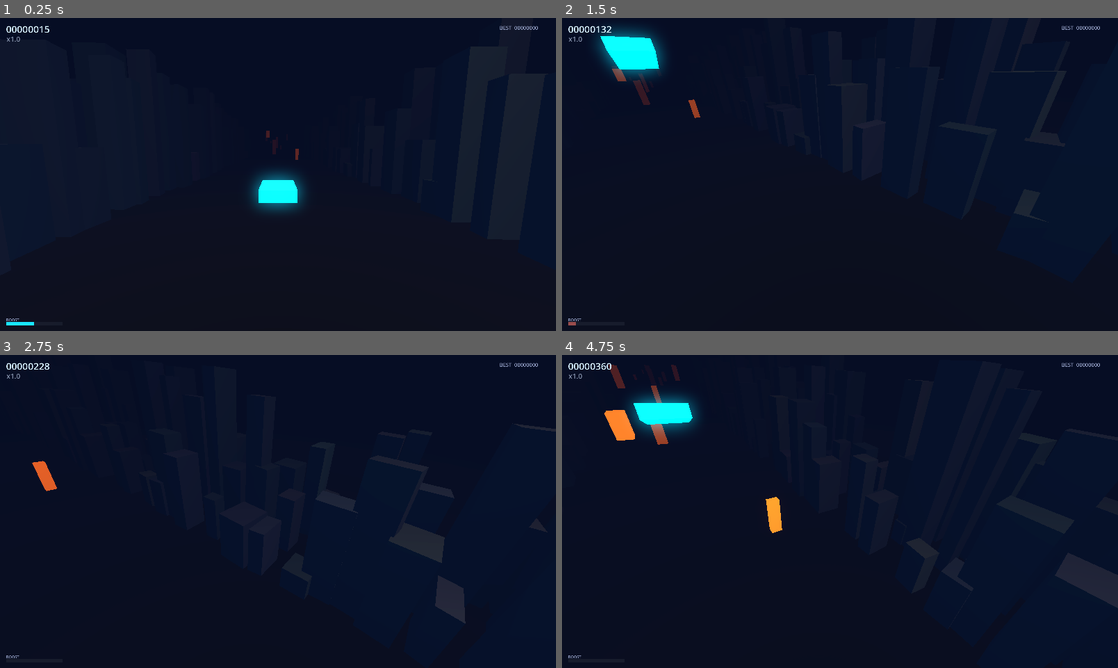
Above: before the commit, frames 1-4 (two rows, left to right).
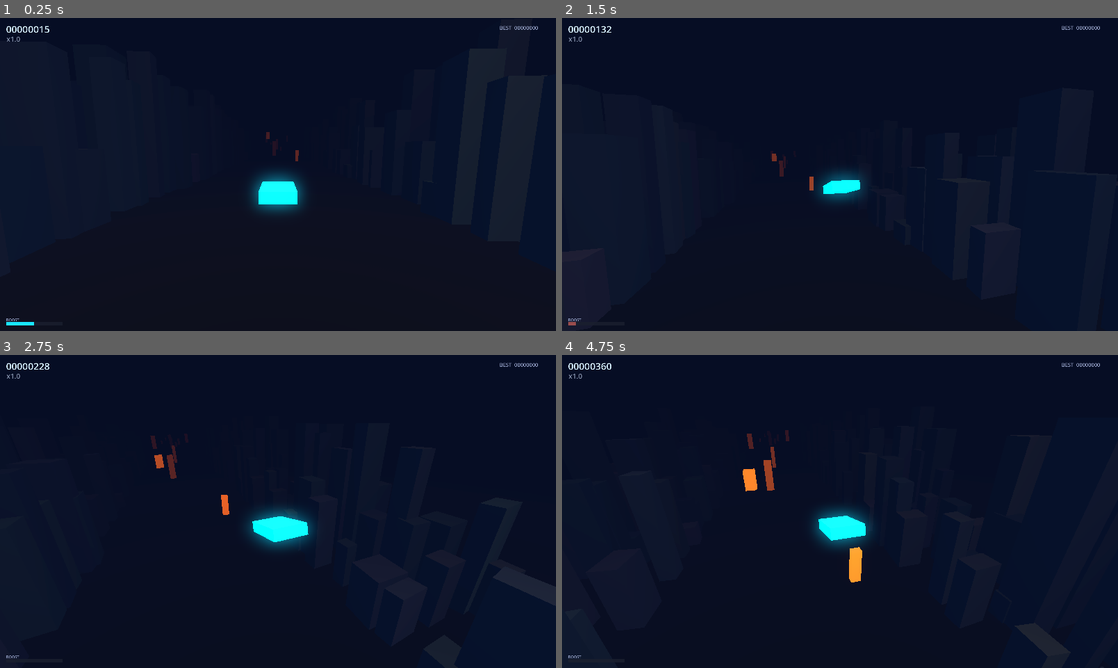
Above: after the commit, the same moments.

Repository: midas44/divepunk
Game: Godot game, scene res://scenes/main/Main.tscn
Two runs of this game, one before a commit and one after it. Both use one fixed random seed, a clock stepped at 60 frames per second and the inputs below.
Inputs (mouse positions are in pixels of both pictures, inside the frame that each line leads up to):
- Up to frame 1 (0.25 s): no input
- Up to frame 2 (1.5 s): move the mouse to (867, 174) at 0.52 s; hold Shift (boost) 0.53-1.28 s; hold W (steer_up) from 0.53 s (still down); tap Space at 0.77 s; move the mouse to (812, 174) at 1.27 s; tap Shift (boost) at 1.35 s
- Up to frame 3 (2.75 s): keep holding W (steer_up); tap Space at 1.52 s; move the mouse to (289, 505) at 2.02 s; hold Shift (boost) from 2.03 s (still down)
- Up to frame 4 (4.75 s): keep holding W (steer_up); move the mouse to (834, 517) at 2.77 s; release Shift (boost) at 2.78 s; tap Shift (boost) at 2.85, 4.35 s; tap Space at 3.02, 3.77, 4.52 s; move the mouse to (878, 514) at 3.52 s; hold Shift (boost) 3.53-4.28 s; move the mouse to (795, 508) at 4.27 s

The runs differ from the first frame. In frame 1, less than 0.1% of the frame differs, in the area x 46-54%, y 36-60%; in frame 2, 2.7%; in frame 3, 2.5%; in frame 4, 4.6%, in the area x 7-100%, y 3-97%.

Commit message:
feat(camera): orbital fly-around free-look (car always framed)
Mouse now orbits the camera around the car instead of rotating it in place: look back swings the camera to the front, pitch lifts above / drops below, the distance stays constant, and we always look_at the car so it is framed from any angle. Yaw is full 360 deg; pitch clamped to +/-80 deg to avoid the look_at degeneracy at straight up/down. Replaces the look_ahead export with look_height.

Co-Authored-By: Claude Opus 4.8 (1M context) <noreply@anthropic.com>

Diff:
--- a/scripts/camera_rig.gd
+++ b/scripts/camera_rig.gd
@@ -7,9 +7,9 @@
 ## FOV range here is worth tuning alongside the ship's speed values.
 
 @export_group("Follow")
-@export var offset: Vector3 = Vector3(0.0, 4.0, 12.0)  ## behind (+Z) and above the ship
+@export var offset: Vector3 = Vector3(0.0, 4.0, 12.0)  ## rest position behind (+Z) and above the car; also the orbit radius
 @export var follow_sharpness: float = 6.0              ## lower = floatier, laggier chase
-@export var look_ahead: float = 10.0                   ## look this far ahead of the ship
+@export var look_height: float = 1.5                   ## aim this far above the car's origin (frames it slightly low)
 
 @export_group("FOV")
 @export var base_fov: float = 70.0
@@ -21,16 +21,16 @@
 @export var shake_strength: float = 0.6
 
 @export_group("Free-look (mouse)")
-@export var mouse_look_enabled: bool = true       ## look around freely with the mouse (no auto-return)
-@export var mouse_sensitivity: float = 0.0014     ## view rotation (radians) per pixel of mouse motion
-@export var look_pitch_limit_deg: float = 90.0    ## clamp up / down so the view never flips; yaw is unlimited (full 360°)
+@export var mouse_look_enabled: bool = true       ## orbit the camera around the car with the mouse (no auto-return)
+@export var mouse_sensitivity: float = 0.0014     ## orbit (radians) per pixel of mouse motion
+@export var look_pitch_limit_deg: float = 80.0    ## clamp the up / down orbit so the camera never crosses straight over the car; yaw is unlimited (full 360°)
 
 var _target: Node3D
 var _cam: Camera3D
 var _shake: float = 0.0
 var _snapped: bool = false
-var _look_yaw: float = 0.0      ## held mouse-look yaw (radians), full 360°; persists until you move the mouse
-var _look_pitch: float = 0.0    ## held mouse-look pitch (radians), clamped; persists until you move the mouse
+var _look_yaw: float = 0.0      ## held orbit yaw (radians), full 360°; persists until you move the mouse
+var _look_pitch: float = 0.0    ## held orbit pitch (radians), clamped; persists until you move the mouse
 
 
 func _ready() -> void:
@@ -51,17 +51,17 @@
 	_shake = minf(_shake + amount, 1.0)
 
 
-## Accumulate mouse motion into a held view offset (no auto-return). Handled in _input (not
+## Accumulate mouse motion into a held orbit angle (no auto-return). Handled in _input (not
 ## _unhandled_input) so a full-screen Control can never swallow it; the captured cursor (set in
-## game.gd) produces the relative-motion events. Non-inverted: right looks right, up looks up.
+## game.gd) produces the relative-motion events. Non-inverted: right orbits right, up orbits up.
 func _input(event: InputEvent) -> void:
 	if not mouse_look_enabled:
 		return
 	if event is InputEventMouseMotion and Input.mouse_mode == Input.MOUSE_MODE_CAPTURED:
 		var motion := (event as InputEventMouseMotion).relative
-		# Yaw is unlimited (full 360° look-around); wrap to keep the accumulator tidy.
+		# Yaw orbits a full 360° around the car (look back swings the camera to the front); wrap to keep tidy.
 		_look_yaw = wrapf(_look_yaw - motion.x * mouse_sensitivity, -PI, PI)
-		# Pitch is clamped so the camera can look straight up / down but never rolls past vertical.
+		# Pitch orbits above / below, clamped so the camera never crosses straight over the car.
 		var pitch_limit := deg_to_rad(look_pitch_limit_deg)
 		_look_pitch = clampf(_look_pitch - motion.y * mouse_sensitivity, -pitch_limit, pitch_limit)
 
@@ -70,22 +70,22 @@
 	if _target == null:
 		return
 
-	# Smoothly chase a point behind / above the ship.
-	var desired := _target.global_position + offset
+	# Orbit the rest offset around the car: looking back swings the camera to the front, pitch
+	# lifts it above / drops it below. The distance to the car stays constant, so it is a true
+	# fly-around — and because we always look at the car (below), it stays framed from any angle.
+	var pivot := _target.global_position
+	var orbit := Basis.IDENTITY
+	if mouse_look_enabled:
+		orbit = Basis.from_euler(Vector3(_look_pitch, _look_yaw, 0.0))
+	var desired := pivot + orbit * offset
 	if not _snapped:
 		global_position = desired          # avoid an ugly swoop from the origin on frame 1
 		_snapped = true
 	else:
 		global_position = global_position.lerp(desired, 1.0 - exp(-follow_sharpness * delta))
 
-	# Look a little ahead of the ship (it always travels −Z) for a forward-leaning feel.
-	look_at(_target.global_position + Vector3(0.0, 0.0, -look_ahead), Vector3.UP)
-
-	# Free-look: hold the view at the accumulated mouse offset (no auto-return). Yaw spins a full
-	# 360°; pitch is clamped so the camera never rolls past straight up / down.
-	if mouse_look_enabled:
-		rotate_object_local(Vector3.UP, _look_yaw)
-		rotate_object_local(Vector3.RIGHT, _look_pitch)
+	# Always frame the car (aim a touch above its origin) so it is visible at every orbit angle.
+	look_at(pivot + Vector3(0.0, look_height, 0.0), Vector3.UP)
 
 	# Speed → FOV.
 	var ratio: float = 0.0
